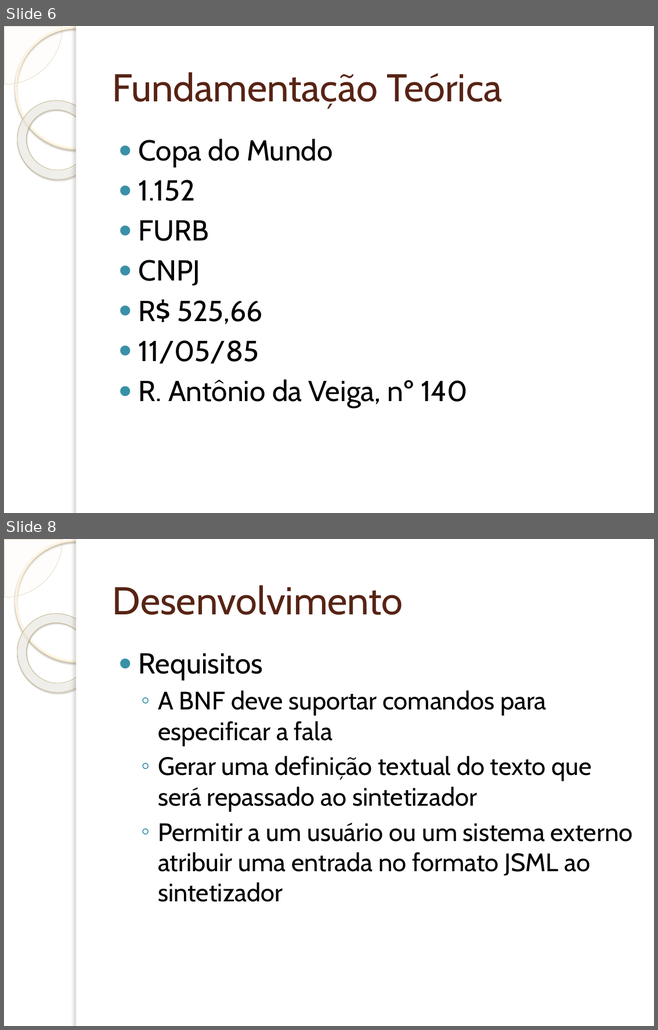
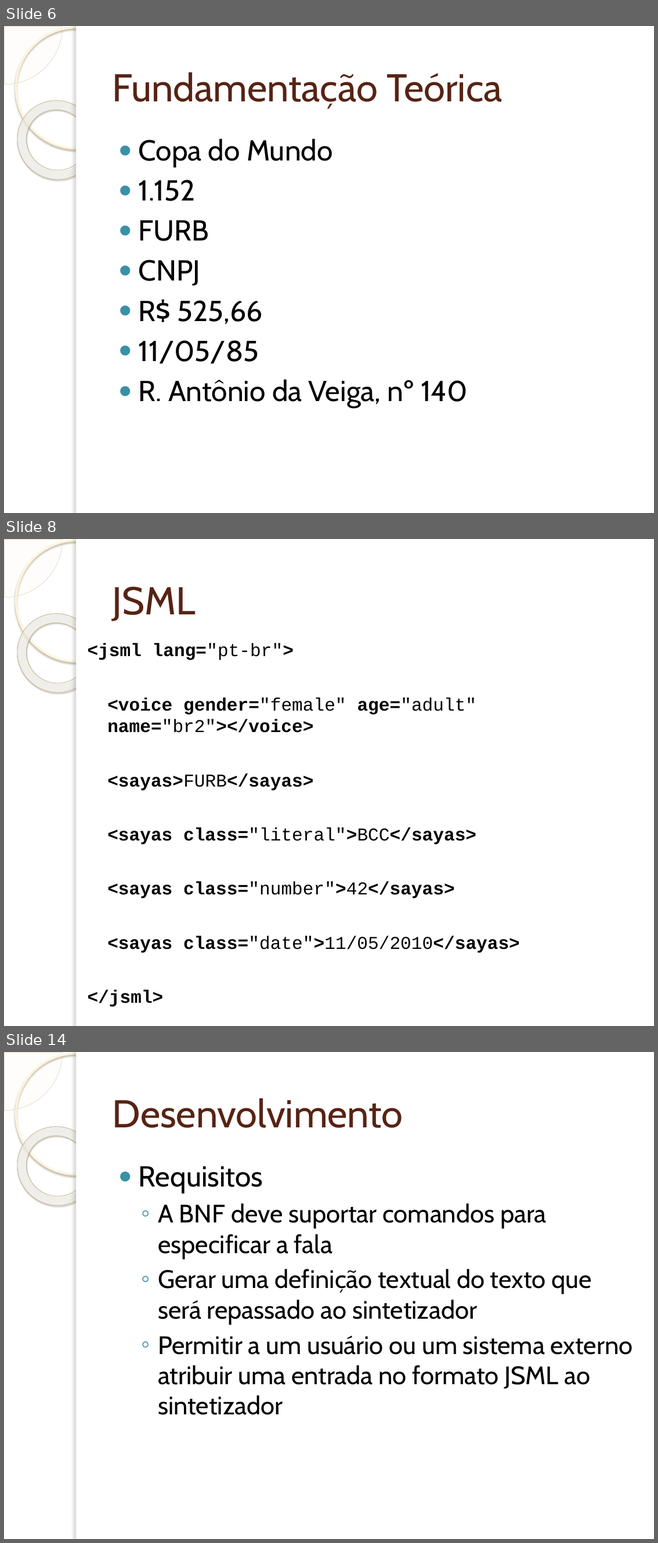
Before and after one commit to wendeldavid/soundwave, a slide deck: docs/tcc/Implementação de Suporta à Programação e Interpretação da.pptx. Shown one above the other, each under a label of ours: slides 6 and 8 before the commit, slides 6, 8 and 14 after it; the slides between them are not shown. The pictures are 658x1030 and 658x1543 pixels, drawn with LibreOffice and Linux fonts; fonts in the diff are those of the drawing; background and template pictures are left out. Boxes give left, top, right and bottom in pixels: in the first picture for what was removed or moved away, otherwise in the second. Text is boxed around its words. In the diff, an @@ line names an element or a change of style, - is before the commit and + after.

```diff
--- a/docs/tcc/Implementação de Suporta à Programação e Interpretação da.pptx
+++ b/docs/tcc/Implementação de Suporta à Programação e Interpretação da.pptx
@@ slide 8 added at box(4, 539, 654, 1026), background picture (left out); not listed: 5 template elements that a slide beside it also shows @@
@@ title added at box(112, 587, 195, 621), 43 pt, text #572314 @@
+JSML
@@ text added at box(88, 643, 520, 1007), 20 pt, text #000000, bold @@
+<jsml lang="pt-br">
+<voice gender="female" age="adult" name="br2"></voice>
+<sayas>FURB</sayas>
+<sayas class="literal">BCC</sayas>
+<sayas class="number">42</sayas>
+<sayas class="date">11/05/2010</sayas>
+</jsml>
@@ what was slide 8 is now slide 14 @@
```
Also in this commit, not shown: 6 slides changed, 8 other slides added, 5 slides removed.
